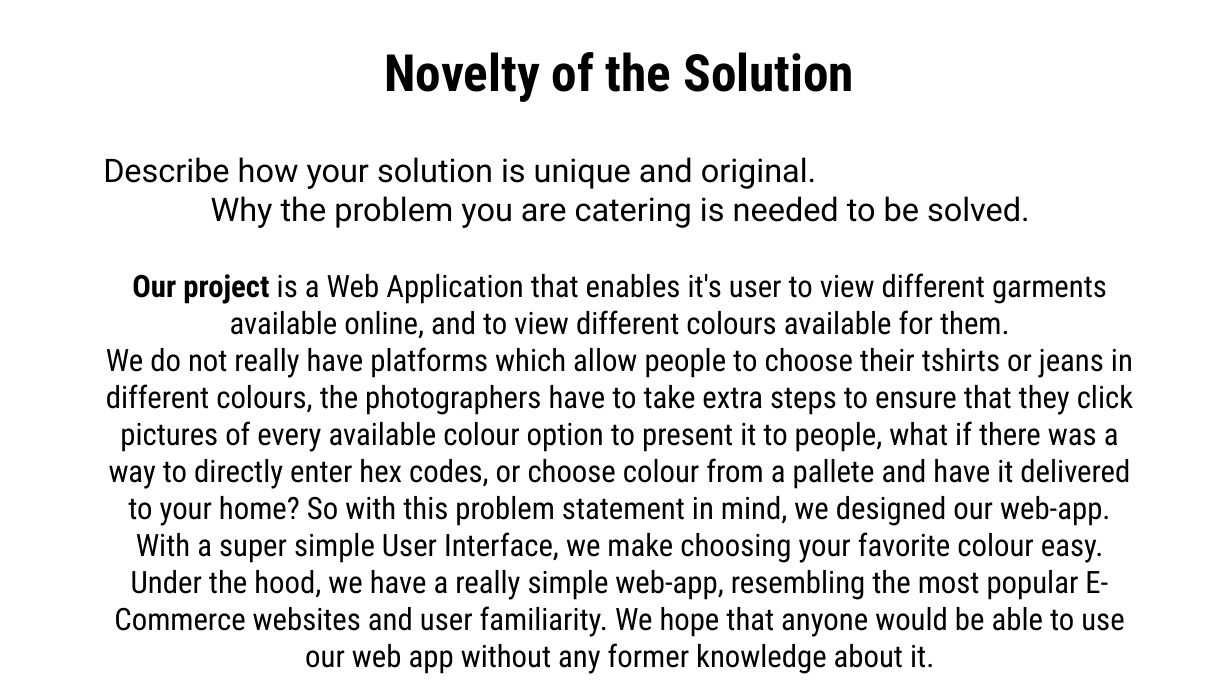
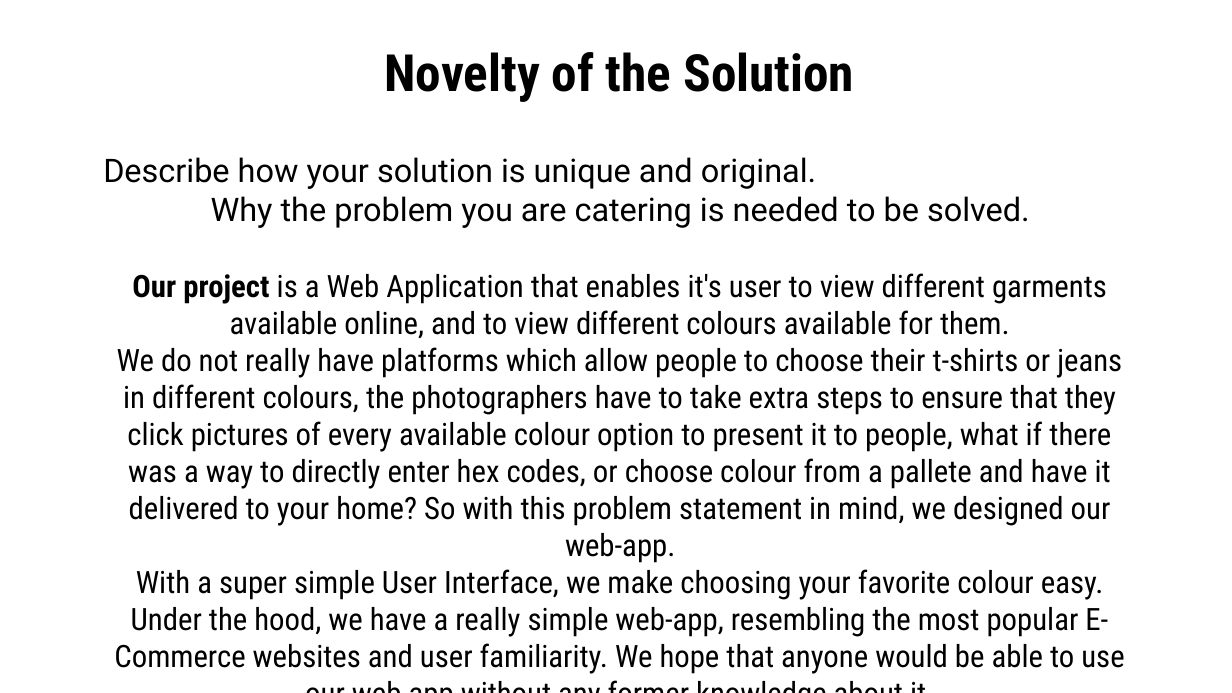
Before and after one commit to GyaneshSamanta/Electrothon-2021-EcommerceV2.0, a slide deck: slide 5 of Problem B Presentation.pptx. Drawn at 1232x693 pixels with LibreOffice and Linux fonts; fonts in the diff are those of the drawing. Boxes give left, top, right and bottom in pixels: in the first picture for what was removed or moved away, otherwise in the second. Text is boxed around its words. In the diff, an @@ line names an element or a change of style, - is before the commit and + after.

Commit message:
Updated ppt

```diff
--- a/Problem B Presentation.pptx
+++ b/Problem B Presentation.pptx
@@ title at (x1=114, y1=196, x2=1124, y2=674): text changed @@
-Why the problem you are catering is needed to be solved.
-Our project is a Web Application that enables it's user to view different garments available online, and to view different colours available for them.
-We do not really have platforms which allow people to choose their tshirts or jeans in different colours, the photographers have to take extra steps to ensure that they click pictures of every available colour option to present it to people, what if there was a way to directly enter hex codes, or choose colour from a pallete and have it delivered to your home? So with this problem statement in mind, we designed our web-app.
-With a super simple User Interface, we make choosing your favorite colour easy. Under the hood, we have a really simple web-app, resembling the most popular E-Commerce websites and user familiarity. We hope that anyone would be able to use our web app without any former knowledge about it.
+Why the problem you are catering is needed to be solved.
+Our project is a Web Application that enables it's user to view different garments available online, and to view different colours available for them.
+We do not really have platforms which allow people to choose their t-shirts or jeans in different colours, the photographers have to take extra steps to ensure that they click pictures of every available colour option to present it to people, what if there was a way to directly enter hex codes, or choose colour from a pallete and have it delivered to your home? So with this problem statement in mind, we designed our web-app.
+With a super simple User Interface, we make choosing your favorite colour easy. Under the hood, we have a really simple web-app, resembling the most popular E-Commerce websites and user familiarity. We hope that anyone would be able to use our web app without any former knowledge about it.
```
Also in this commit, not shown: 1 other slide changed, 3 slides added, 2 slides removed.
